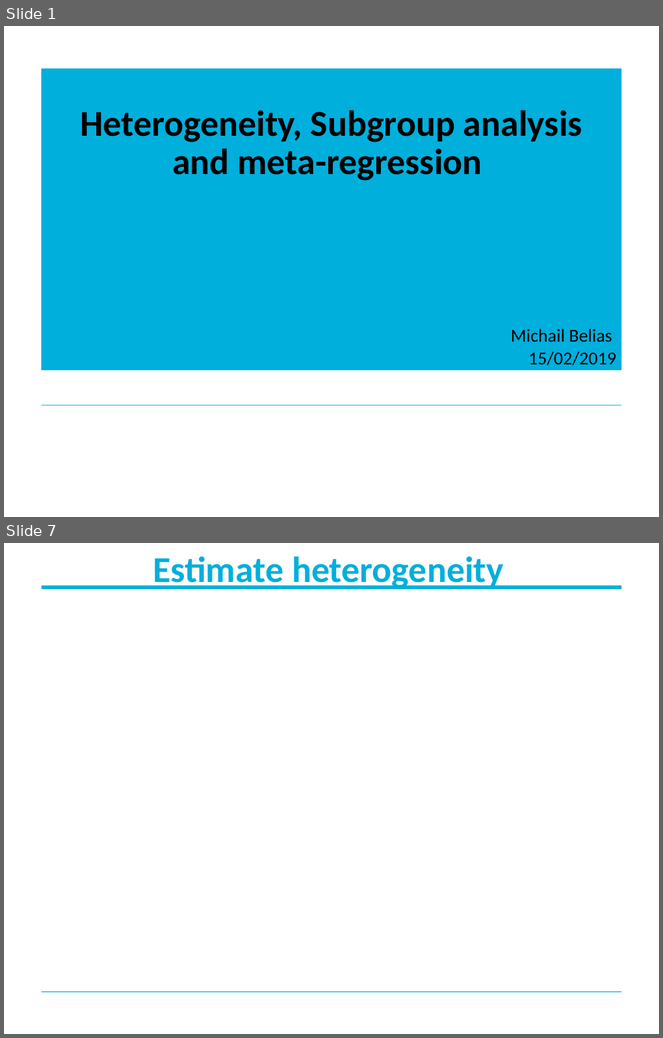
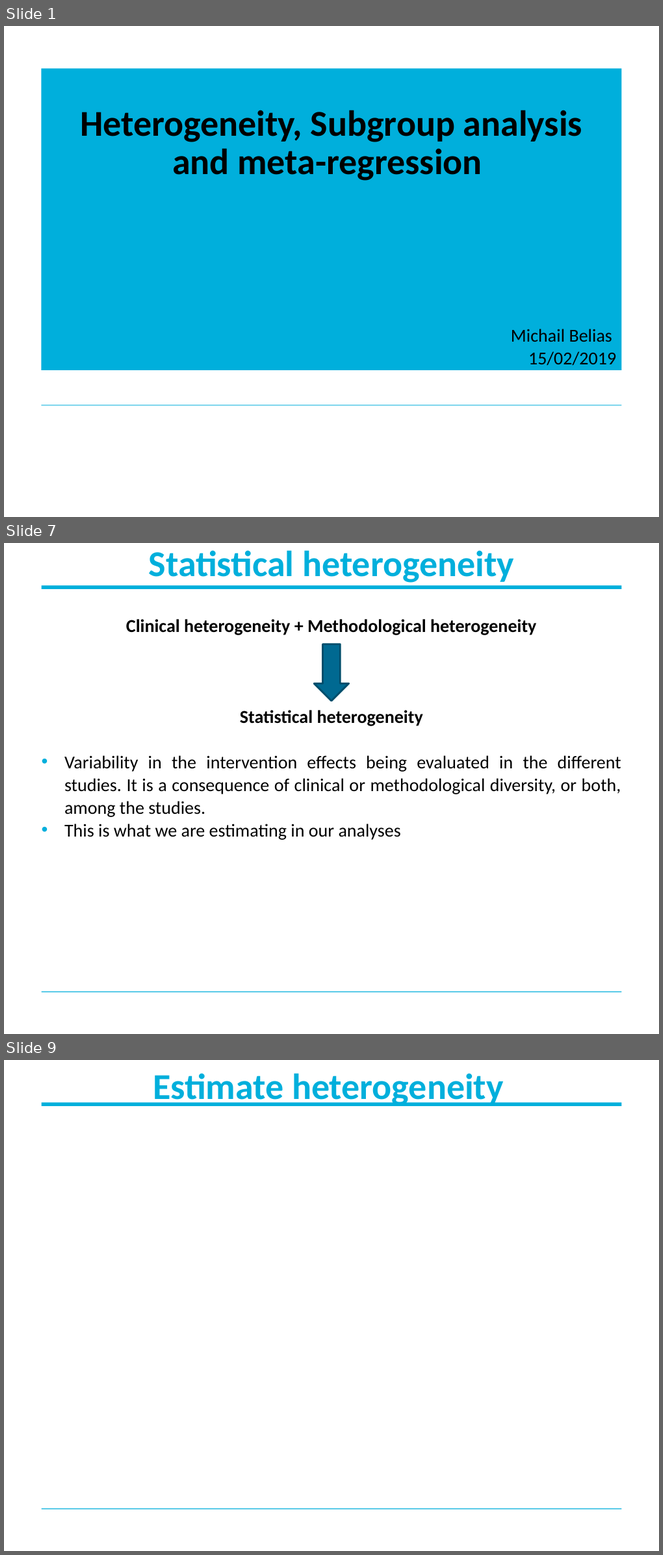
Before and after one commit to Fideborios/meta-analysis, a slide deck: Meta-reg_SA_Heterogeneity.pptx. Shown one above the other, each under a label of ours: slides 1 and 7 before the commit, slides 1, 7 and 9 after it; the slides between them are not shown. The pictures are 663x1038 and 663x1555 pixels, drawn with LibreOffice and Linux fonts; fonts in the diff are those of the drawing; grey boxes stand for pictures; background and template pictures are left out. Boxes give left, top, right and bottom in pixels: in the first picture for what was removed or moved away, otherwise in the second. Text is boxed around its words. In the diff, an @@ line names an element or a change of style, - is before the commit and + after.

```diff
--- a/Meta-reg_SA_Heterogeneity.pptx
+++ b/Meta-reg_SA_Heterogeneity.pptx
@@ slide 7 added at (4, 543, 659, 1034), background #FFFFFF; not listed: 2 template elements that a slide beside it also shows @@
@@ title added at (149, 550, 514, 583), 40 pt, text #00AFDC, bold @@
+Statistical heterogeneity
@@ text added at (64, 619, 622, 840), 20 pt, text #000000 @@
+Clinical heterogeneity + Methodological heterogeneity
+Statistical heterogeneity
+• Variability in the intervention effects being evaluated in the different studies. It is a consequence of clinical or methodological diversity, or both, among the studies.
+• This is what we are estimating in our analyses
@@ down arrow added at (315, 644, 349, 702), fill #006991, outline #004E6B 2 pt @@
@@ what was slide 7 is now slide 9 @@
```
Also in this commit, not shown: 19 slides changed, 3 other slides added, 1 slide removed, 17 other files.
